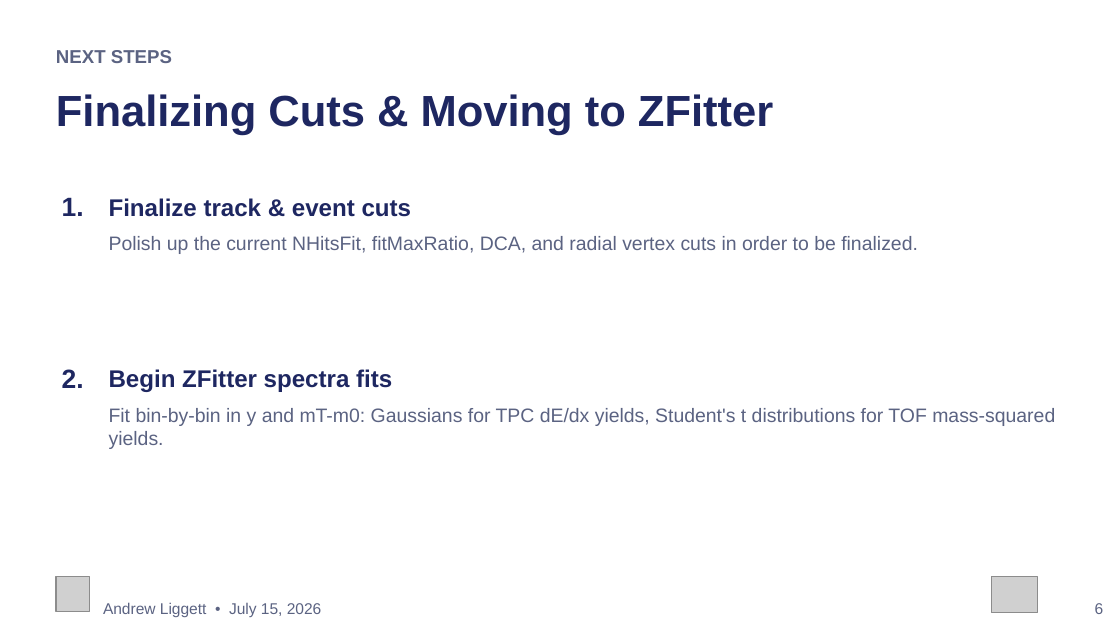
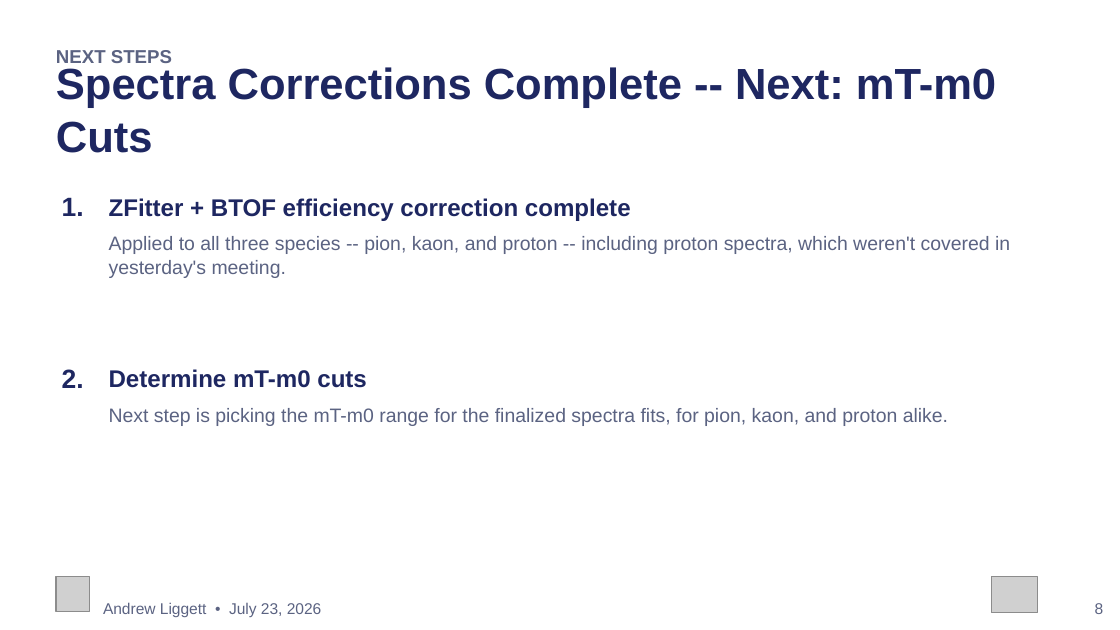
Before and after one commit to liggett2820/lightflavorspectra_OO200, a slide deck: slide 8 of docs/OO200_Spectra_Status_Update.pptx (slide 6 before the commit). Drawn at 1120x630 pixels with LibreOffice and Linux fonts; fonts in the diff are those of the drawing; grey boxes stand for pictures. Boxes give left, top, right and bottom in pixels: in the first picture for what was removed or moved away, otherwise in the second. Text is boxed around its words. In the diff, an @@ line names an element or a change of style, - is before the commit and + after.

```diff
--- a/docs/OO200_Spectra_Status_Update.pptx
+++ b/docs/OO200_Spectra_Status_Update.pptx
@@ text at (56,67,996,153): text changed @@
-Finalizing Cuts & Moving to ZFitter
+Spectra Corrections Complete -- Next: mT-m0 Cuts
@@ text at (109,198,631,221): text changed @@
-Finalize track & event cuts
+ZFitter + BTOF efficiency correction complete
@@ text at (109,236,1010,278): text changed @@
-Polish up the current NHitsFit, fitMaxRatio, DCA, and radial vertex cuts in order to be finalized.
+Applied to all three species -- pion, kaon, and proton -- including proton spectra, which weren't covered in yesterday's meeting.
@@ text at (109,369,367,388): text changed @@
-Begin ZFitter spectra fits
+Determine mT-m0 cuts
@@ text at (109,408,948,426): text changed @@
-Fit bin-by-bin in y and mT-m0: Gaussians for TPC dE/dx yields, Student's t distributions for TOF mass-squared yields.
+Next step is picking the mT-m0 range for the finalized spectra fits, for pion, kaon, and proton alike.
@@ text at (103,602,322,617): text changed @@
-Andrew Liggett • July 15, 2026
+Andrew Liggett • July 23, 2026
```
Also in this commit, not shown: 2 other slides changed, 5 slides added, 3 slides removed, 2 other files.
